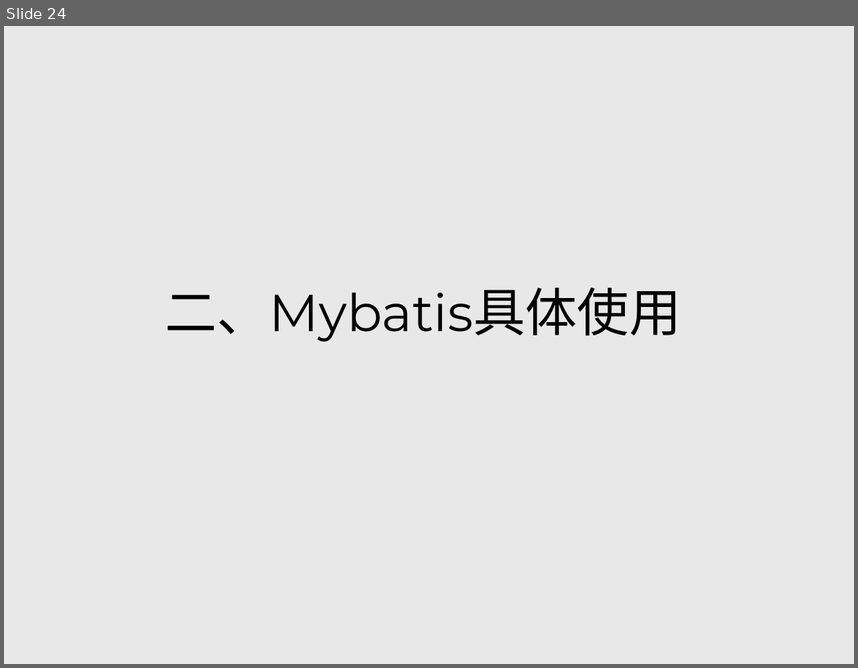
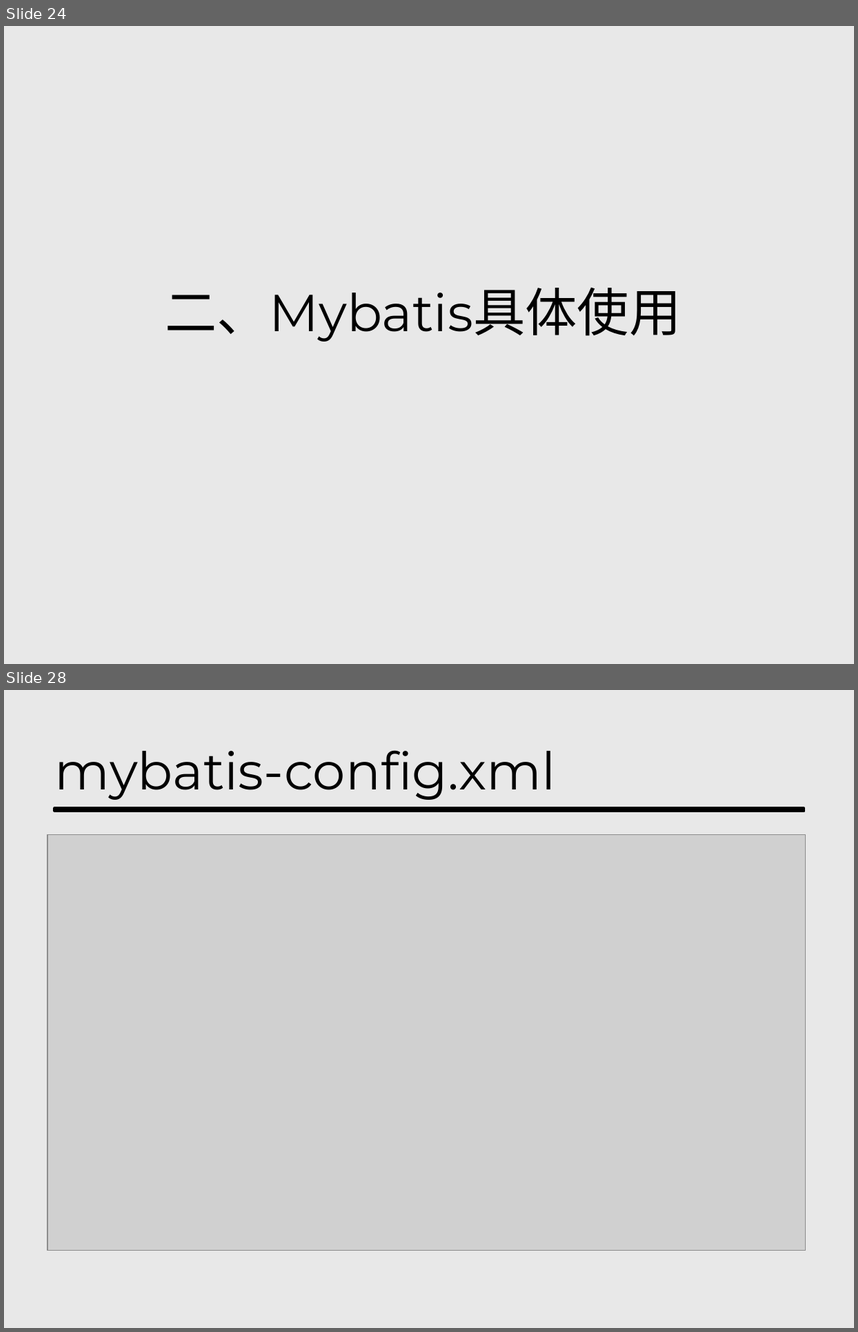
Before and after one commit to hyndio/mybatis_share, a slide deck: Mybatis-分享-hynd.pptx. Shown one above the other, each under a label of ours: slide 24 before the commit, slides 24 and 28 after it; the slides between them are not shown. The pictures are 858x668 and 858x1332 pixels, drawn with LibreOffice and Linux fonts; fonts in the diff are those of the drawing; grey boxes stand for pictures. Boxes give left, top, right and bottom in pixels: in the first picture for what was removed or moved away, otherwise in the second. Text is boxed around its words. In the diff, an @@ line names an element or a change of style, - is before the commit and + after.

```diff
--- a/Mybatis-分享-hynd.pptx
+++ b/Mybatis-分享-hynd.pptx
@@ slide 28 added at box(4, 690, 854, 1328), background #D9D9D9 at 58% opacity @@
@@ title added at box(55, 750, 556, 800), 44 pt, text #000000 @@
+mybatis-config.xml
@@ rectangle added at box(54, 808, 804, 811), fill #000000, outline #000000 2 pt @@
@@ picture added at box(47, 834, 806, 1250) @@
```
Also in this commit, not shown: 2 slides changed, 10 other slides added, 1 slide removed, 1 other file.
